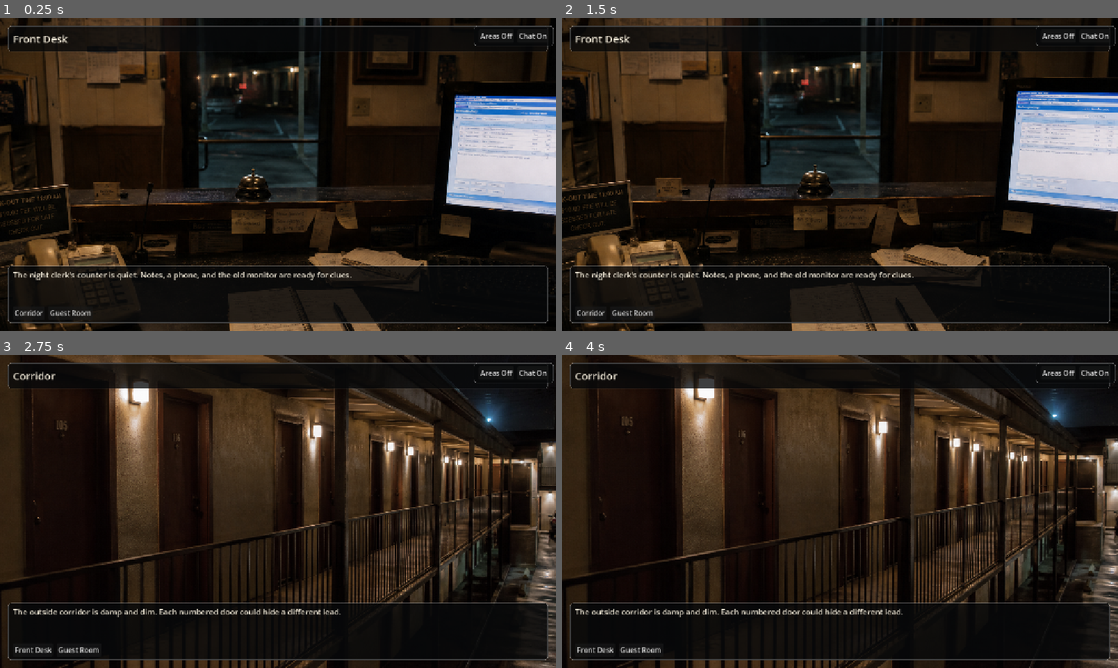
Above: before the commit, frames 1-4 (two rows, left to right).
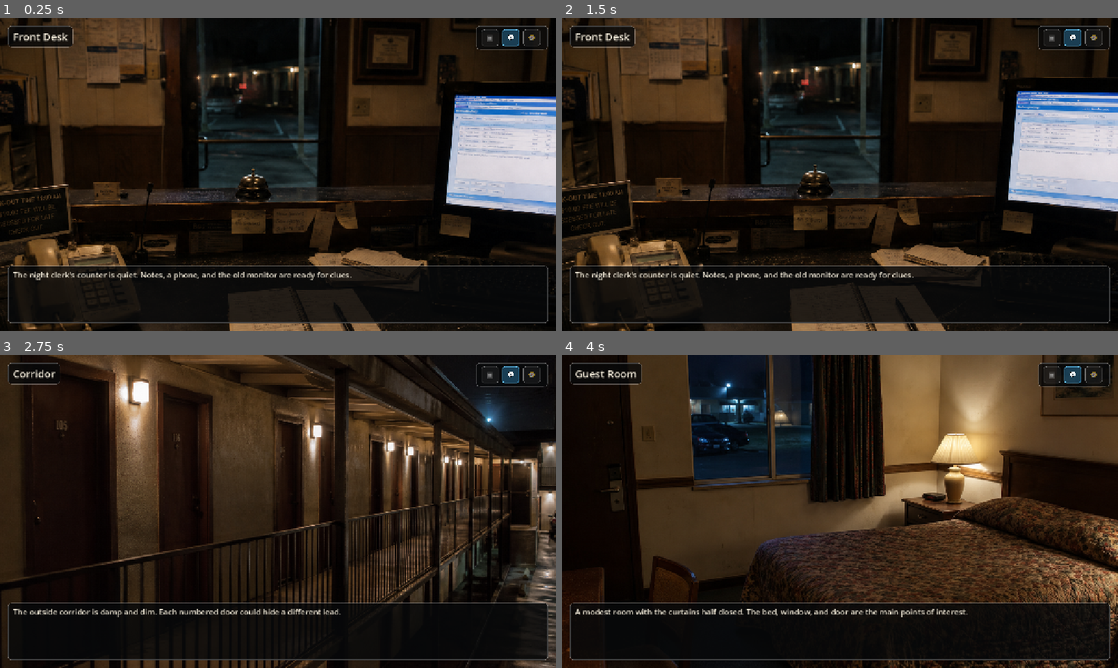
Above: after the commit, the same moments.

Repository: big-gorae/hotel-web-01
Game: Godot game, scene res://scenes/main.tscn
Same seed, same stepped clock (60 frames per second), same inputs: the game is played once before the commit and once after it.
Inputs (mouse positions are in pixels of both pictures, inside the frame that each line leads up to):
- Up to frame 1 (0.25 s): no input
- Up to frame 2 (1.5 s): click (812, 158) at 0.52 s; click (562, 174) at 1.27 s
- Up to frame 3 (2.75 s): click (250, 492) at 2.02 s
- Up to frame 4 (4 s): click (634, 461) at 2.77 s; click (573, 646) at 3.52 s

The runs differ from the first frame. In frame 1, 3.4% of the frame differs, in the area x 1-100%, y 2-96%; in frame 2, 3.5%; in frame 3, 4.2%; in frame 4, 56%, in the area x 0-100%, y 0-100%.

Commit message:
feat: add debug UI toggles

Diff:
--- a/scripts/main.gd
+++ b/scripts/main.gd
@@ -3,6 +3,8 @@
 const START_SCENE_ID := "front_desk"
 const PARALLAX_PADDING := 48.0
 const PARALLAX_STRENGTH := 18.0
+const TITLE_VISIBLE_SECONDS := 2.0
+const TITLE_FADE_SECONDS := 1.0
 
 const IDLE_STYLE := {
 	"bg": Color(1.0, 1.0, 1.0, 0.05),
@@ -212,16 +214,20 @@
 var hotspot_buttons: Array[Button] = []
 var show_hotspots := false
 var show_chat := true
+var show_navigation := false
 var mouse_position := Vector2.ZERO
+var title_tween: Tween
 
 var photo: TextureRect
 var hotspot_layer: Control
+var title_panel: PanelContainer
 var title_label: Label
 var bottom_panel: PanelContainer
 var message_label: Label
 var nav_bar: HBoxContainer
 var hotspot_toggle: Button
 var chat_toggle: Button
+var navigation_toggle: Button
 
 
 func _ready() -> void:
@@ -247,6 +253,7 @@
 	current_texture = load(scene_data["photo"]) as Texture2D
 	photo.texture = current_texture
 	title_label.text = scene_data["title"]
+	_show_title_banner()
 	_set_message(scene_data["intro"])
 	_build_hotspots(scene_data["hotspots"])
 	_build_navigation(scene_data["exits"])
@@ -265,35 +272,26 @@
 	hotspot_layer.set_anchors_and_offsets_preset(Control.PRESET_FULL_RECT)
 	add_child(hotspot_layer)
 
-	var top_bar := PanelContainer.new()
-	top_bar.set_anchors_and_offsets_preset(Control.PRESET_TOP_WIDE)
-	top_bar.offset_left = 18.0
-	top_bar.offset_top = 18.0
-	top_bar.offset_right = -18.0
-	top_bar.offset_bottom = 78.0
-	top_bar.add_theme_stylebox_override("panel", _make_panel_style(Color(0.03, 0.035, 0.04, 0.78), Color(1.0, 1.0, 1.0, 0.10), 8))
-	add_child(top_bar)
-
-	var top_row := HBoxContainer.new()
-	top_row.add_theme_constant_override("separation", 12)
-	top_bar.add_child(top_row)
+	title_panel = PanelContainer.new()
+	title_panel.position = Vector2(18.0, 18.0)
+	title_panel.add_theme_stylebox_override("panel", _make_panel_style(Color(0.03, 0.035, 0.04, 0.78), Color(1.0, 1.0, 1.0, 0.10), 8))
+	add_child(title_panel)
 
 	title_label = Label.new()
-	title_label.size_flags_horizontal = Control.SIZE_EXPAND_FILL
-	title_label.vertical_alignment = VERTICAL_ALIGNMENT_CENTER
+	title_label.horizontal_alignment = HORIZONTAL_ALIGNMENT_CENTER
 	title_label.add_theme_font_size_override("font_size", 24)
 	title_label.add_theme_color_override("font_color", Color(0.96, 0.93, 0.86))
-	top_row.add_child(title_label)
+	title_panel.add_child(title_label)
 
 	var corner_panel := PanelContainer.new()
 	corner_panel.anchor_left = 1.0
 	corner_panel.anchor_right = 1.0
 	corner_panel.anchor_top = 0.0
 	corner_panel.anchor_bottom = 0.0
-	corner_panel.offset_left = -190.0
+	corner_panel.offset_left = -184.0
 	corner_panel.offset_top = 18.0
 	corner_panel.offset_right = -18.0
-	corner_panel.offset_bottom = 58.0
+	corner_panel.offset_bottom = 66.0
 	corner_panel.add_theme_stylebox_override("panel", _make_panel_style(Color(0.03, 0.035, 0.04, 0.78), Color(1.0, 1.0, 1.0, 0.10), 8))
 	add_child(corner_panel)
 
@@ -301,19 +299,14 @@
 	corner_row.add_theme_constant_override("separation", 8)
 	corner_panel.add_child(corner_row)
 
-	hotspot_toggle = Button.new()
-	hotspot_toggle.text = "Areas Off"
-	hotspot_toggle.custom_minimum_size = Vector2(76.0, 30.0)
-	hotspot_toggle.focus_mode = Control.FOCUS_NONE
-	hotspot_toggle.pressed.connect(_toggle_hotspots)
+	hotspot_toggle = _make_debug_button("▣", "Show click areas", _toggle_hotspots)
 	corner_row.add_child(hotspot_toggle)
 
-	chat_toggle = Button.new()
-	chat_toggle.text = "Chat On"
-	chat_toggle.custom_minimum_size = Vector2(72.0, 30.0)
-	chat_toggle.focus_mode = Control.FOCUS_NONE
-	chat_toggle.pressed.connect(_toggle_chat)
+	chat_toggle = _make_debug_button("💬", "Hide chat panel", _toggle_chat)
 	corner_row.add_child(chat_toggle)
+
+	navigation_toggle = _make_debug_button("🧭", "Show quick travel buttons", _toggle_navigation)
+	corner_row.add_child(navigation_toggle)
 
 	bottom_panel = PanelContainer.new()
 	bottom_panel.set_anchors_and_offsets_preset(Control.PRESET_BOTTOM_WIDE)
@@ -338,6 +331,10 @@
 	nav_bar = HBoxContainer.new()
 	nav_bar.add_theme_constant_override("separation", 8)
 	bottom_layout.add_child(nav_bar)
+
+	_apply_chat_display()
+	_apply_navigation_display()
+	_sync_debug_toggles()
 
 
 func _build_hotspots(hotspots: Array) -> void:
@@ -372,6 +369,8 @@
 		button.pressed.connect(show_scene.bind(exit_data["target"]))
 		nav_bar.add_child(button)
 
+	_apply_navigation_display()
+
 
 func _on_hotspot_pressed(hotspot: Dictionary) -> void:
 	if hotspot.has("target"):
@@ -388,12 +387,16 @@
 
 func _toggle_chat() -> void:
 	show_chat = not show_chat
-	bottom_panel.visible = show_chat
-	chat_toggle.text = "Chat On" if show_chat else "Chat Off"
+	_apply_chat_display()
+
+
+func _toggle_navigation() -> void:
+	show_navigation = not show_navigation
+	_apply_navigation_display()
 
 
 func _apply_hotspot_display() -> void:
-	hotspot_toggle.text = "Areas On" if show_hotspots else "Areas Off"
+	_sync_debug_toggles()
 
 	for button in hotspot_buttons:
 		var hotspot: Dictionary = button.get_meta("hotspot")
@@ -415,6 +418,33 @@
 			button.add_theme_color_override("font_hover_color", Color(1.0, 1.0, 1.0, 0.0))
 
 
+func _apply_chat_display() -> void:
+	bottom_panel.visible = show_chat
+	_sync_debug_toggles()
+
+
+func _apply_navigation_display() -> void:
+	nav_bar.visible = show_navigation
+	_sync_debug_toggles()
+
+
+func _sync_debug_toggles() -> void:
+	if hotspot_toggle == null:
+		return
+
+	hotspot_toggle.button_pressed = show_hotspots
+	hotspot_toggle.tooltip_text = "Hide click areas" if show_hotspots else "Show click areas"
+	_style_debug_button(hotspot_toggle, show_hotspots)
+
+	chat_toggle.button_pressed = show_chat
+	chat_toggle.tooltip_text = "Hide chat panel" if show_chat else "Show chat panel"
+	_style_debug_button(chat_toggle, show_chat)
+
+	navigation_toggle.button_pressed = show_navigation
+	navigation_toggle.tooltip_text = "Hide quick travel buttons" if show_navigation else "Show quick travel buttons"
+	_style_debug_button(navigation_toggle, show_navigation)
+
+
 func _set_message(message: String) -> void:
 	message_label.text = message
 
@@ -427,6 +457,7 @@
 	var offset := _get_parallax_offset(viewport_size)
 	photo.position = Vector2(-PARALLAX_PADDING, -PARALLAX_PADDING) + offset
 	photo.size = viewport_size + Vector2(PARALLAX_PADDING * 2.0, PARALLAX_PADDING * 2.0)
+	_position_title_panel()
 	_update_hotspot_layout()
 
 
@@ -456,6 +487,53 @@
 
 	var normalized_mouse := (mouse_position / viewport_size) - Vector2(0.5, 0.5)
 	return -normalized_mouse * PARALLAX_STRENGTH
+
+
+func _show_title_banner() -> void:
+	_position_title_panel()
+
+	if title_tween != null:
+		title_tween.kill()
+
+	title_panel.visible = true
+	title_panel.modulate.a = 1.0
+	title_tween = create_tween()
+	title_tween.tween_interval(TITLE_VISIBLE_SECONDS)
+	title_tween.tween_property(title_panel, "modulate:a", 0.0, TITLE_FADE_SECONDS)
+	title_tween.finished.connect(_hide_title_banner)
+
+
+func _hide_title_banner() -> void:
+	title_panel.visible = false
+	title_tween = null
+
+
+func _position_title_panel() -> void:
+	if title_panel == null:
+		return
+
+	title_panel.size = title_panel.get_combined_minimum_size()
+	title_panel.position = Vector2(18.0, 18.0)
+
+
+func _make_debug_button(icon: String, tooltip: String, callback: Callable) -> Button:
+	var button := Button.new()
+	button.text = icon
+	button.tooltip_text = tooltip
+	button.toggle_mode = true
+	button.custom_minimum_size = Vector2(40.0, 32.0)
+	button.focus_mode = Control.FOCUS_NONE
+	button.pressed.connect(callback)
+	return button
+
+
+func _style_debug_button(button: Button, enabled: bool) -> void:
+	var background := Color(0.25, 0.72, 1.0, 0.24) if enabled else Color(1.0, 1.0, 1.0, 0.05)
+	var border := Color(0.45, 0.82, 1.0, 0.85) if enabled else Color(1.0, 1.0, 1.0, 0.18)
+	button.add_theme_stylebox_override("normal", _make_panel_style(background, border, 6))
+	button.add_theme_stylebox_override("hover", _make_panel_style(Color(1.0, 0.82, 0.28, 0.20), Color(1.0, 0.82, 0.28, 0.85), 6))
+	button.add_theme_stylebox_override("pressed", _make_panel_style(Color(0.25, 0.72, 1.0, 0.30), Color(0.45, 0.82, 1.0, 0.95), 6))
+	button.add_theme_color_override("font_color", Color(0.95, 0.95, 0.95, 0.72) if enabled else Color(0.95, 0.95, 0.95, 0.50))
 
 
 func _make_panel_style(background: Color, border: Color, radius: int) -> StyleBoxFlat:
Not shown, changed: README.md
